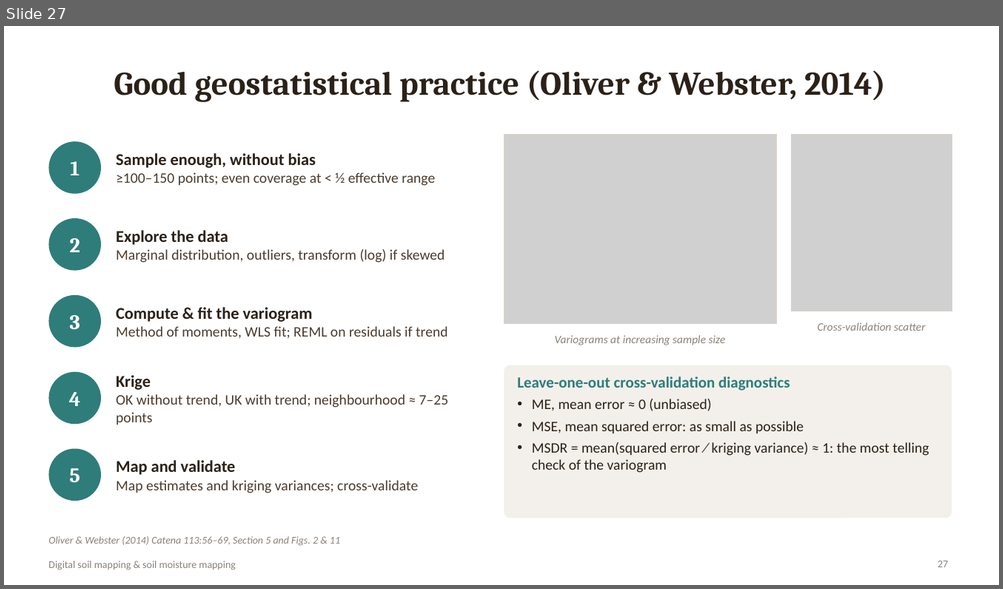
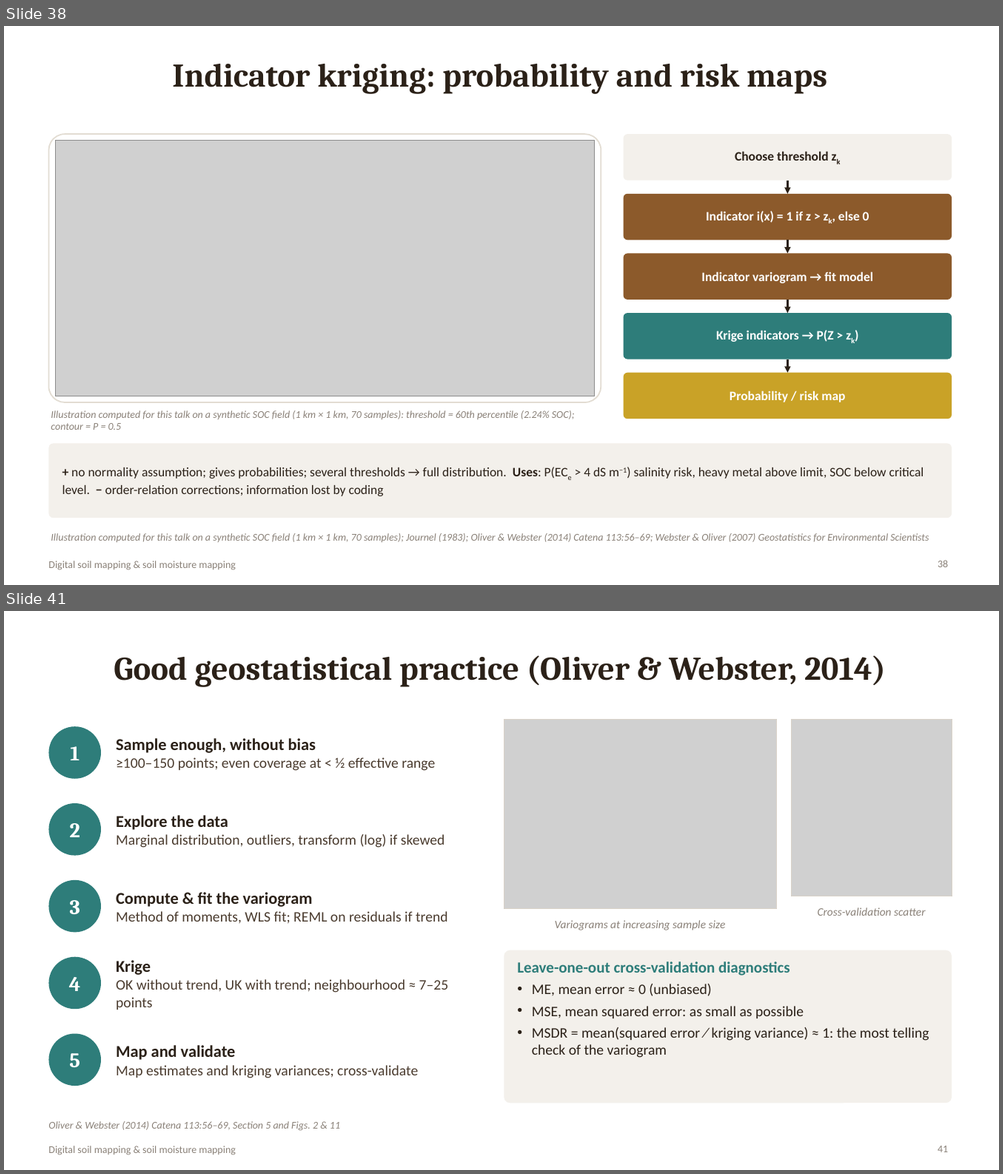
Before and after one commit to animesh270799-ctrl/meta, a slide deck: DSM_Soil_Moisture_Mapping.pptx. Shown one above the other, each under a label of ours: slide 27 before the commit, slides 38 and 41 after it; the slides between them are not shown. The pictures are 1003x589 and 1003x1174 pixels, drawn with LibreOffice and Linux fonts; fonts in the diff are those of the drawing; grey boxes stand for pictures. Boxes give left, top, right and bottom in pixels: in the first picture for what was removed or moved away, otherwise in the second. Text is boxed around its words. In the diff, an @@ line names an element or a change of style, - is before the commit and + after.

```diff
--- a/DSM_Soil_Moisture_Mapping.pptx
+++ b/DSM_Soil_Moisture_Mapping.pptx
@@ slide 38 added at [4, 26, 999, 585], background #FFFFFF; not listed: 1 template element that a slide beside it also shows @@
@@ title added at [172, 64, 827, 94], 32 pt, text #2B2118, bold @@
+Indicator kriging: probability and risk maps
@@ rounded rectangle added at [48, 134, 601, 403], fill #FFFFFF, outline #E2DCD2 1.25 pt @@
@@ rounded rectangle added at [623, 134, 951, 181], fill #F3F0EB, 12.5 pt, text #2B2118, bold @@
+Choose threshold zk
@@ picture added at [56, 140, 595, 397] @@
@@ arrow added from (788, 181) to (788, 194), #2B2118 2 pt @@
@@ rounded rectangle added at [623, 194, 951, 240], fill #8C5A2B, 12.5 pt, text #FFFFFF, bold @@
+Indicator i(x) = 1 if z > zk, else 0
@@ arrow added from (788, 240) to (788, 254), #2B2118 2 pt @@
@@ rounded rectangle added at [623, 254, 951, 300], fill #8C5A2B, 12.5 pt, text #FFFFFF, bold @@
+Indicator variogram → fit model
@@ rounded rectangle added at [623, 313, 951, 360], fill #2E7D7A, 12.5 pt, text #FFFFFF, bold @@
+Krige indicators → P(Z > zk)
@@ arrow added from (788, 300) to (788, 313), #2B2118 2 pt @@
@@ rounded rectangle added at [623, 373, 951, 419], fill #C9A227, 12.5 pt, text #FFFFFF, bold @@
+Probability / risk map
@@ arrow added from (788, 360) to (788, 373), #2B2118 2 pt @@
@@ text added at [51, 411, 575, 430], 10 pt, text #8A8178, italic @@
+Illustration computed for this talk on a synthetic SOC field (1 km × 1 km, 70 samples): threshold = 60th percentile (2.24% SOC); contour = P = 0.5
@@ rounded rectangle added at [48, 444, 951, 518], fill #F3F0EB @@
@@ text added at [62, 467, 924, 497], 12.5 pt, text #2B2118 @@
++ no normality assumption; gives probabilities; several thresholds → full distribution. Uses: P(ECe > 4 dS m−1) salinity risk, heavy metal above limit, SOC below critical level. − order-relation corrections; information lost by coding
@@ text added at [51, 534, 928, 543], 10 pt, text #8A8178, italic @@
+Illustration computed for this talk on a synthetic SOC field (1 km × 1 km, 70 samples); Journel (1983); Oliver & Webster (2014) Catena 113:56–69; Webster & Oliver (2007) Geostatistics for Environmental Scientists
@@ page number added at [937, 560, 948, 568], 10 pt, text #8A8178 @@
+38
@@ what was slide 27 is now slide 41 @@
@@ page number at [937, 1146, 948, 1153]: text changed @@
-27
+41
```
Also in this commit, not shown: 1 slide changed, 13 other slides added.
